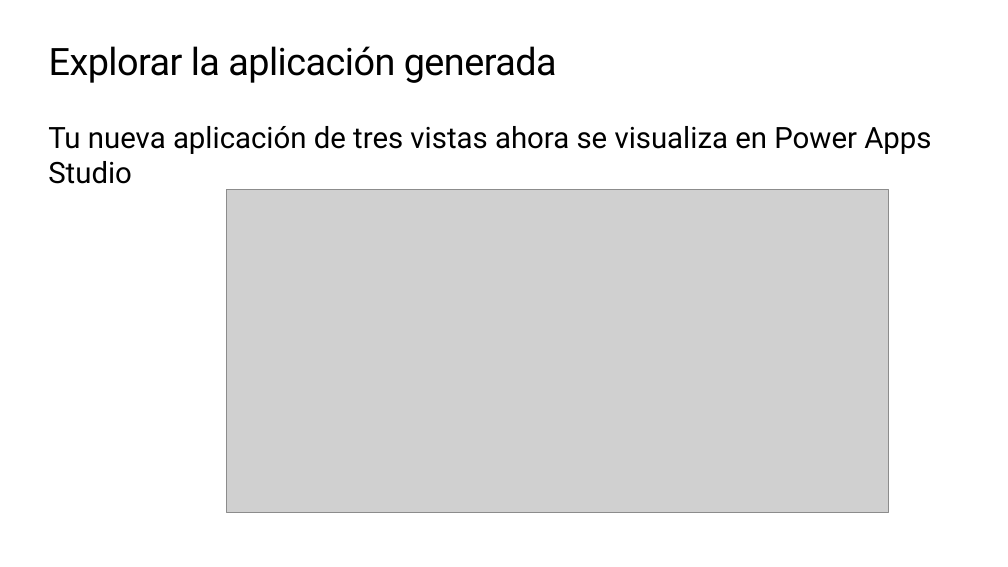
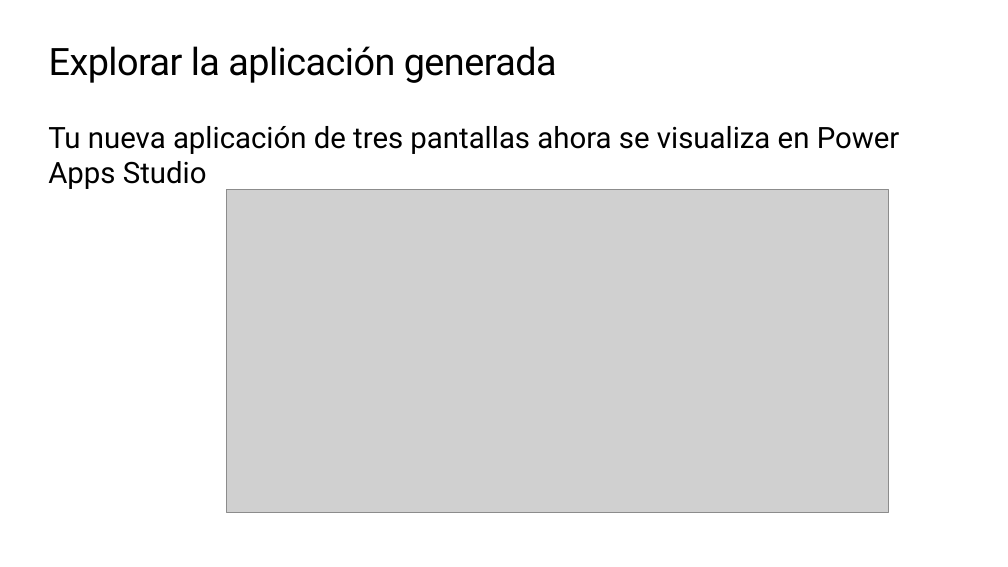
Before and after one commit to microsoft/workshop-library, a slide deck: slide 21 of full/power-platform-canvas-app/slides_es.pptx. Drawn at 1008x567 pixels with LibreOffice and Linux fonts; fonts in the diff are those of the drawing; grey boxes stand for pictures; background and template pictures are left out. Boxes give left, top, right and bottom in pixels: in the first picture for what was removed or moved away, otherwise in the second. Text is boxed around its words. In the diff, an @@ line names an element or a change of style, - is before the commit and + after.

```diff
--- a/full/power-platform-canvas-app/slides_es.pptx
+++ b/full/power-platform-canvas-app/slides_es.pptx
@@ text at box(48, 126, 900, 189): text changed @@
-Tu nueva aplicación de tres vistas ahora se visualiza en Power Apps Studio
+Tu nueva aplicación de tres pantallas ahora se visualiza en Power Apps Studio
```
Also in this commit, not shown: 21 other slides changed, 6 slides added, 6 slides removed.
